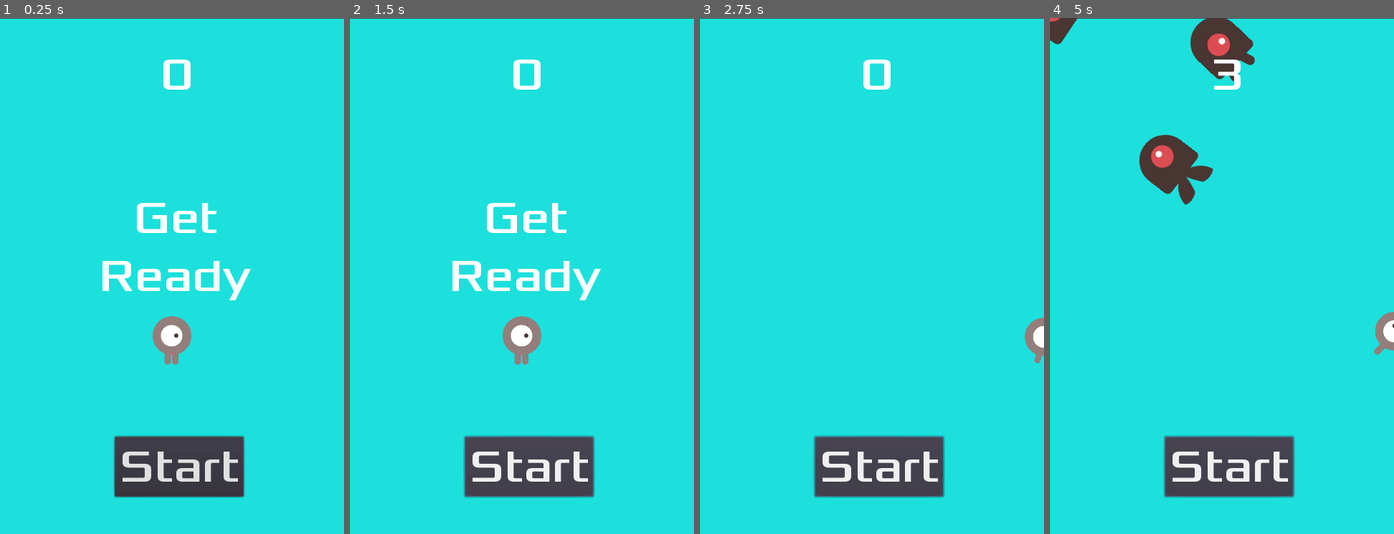
Above: before the commit, frames 1-4 (left to right).
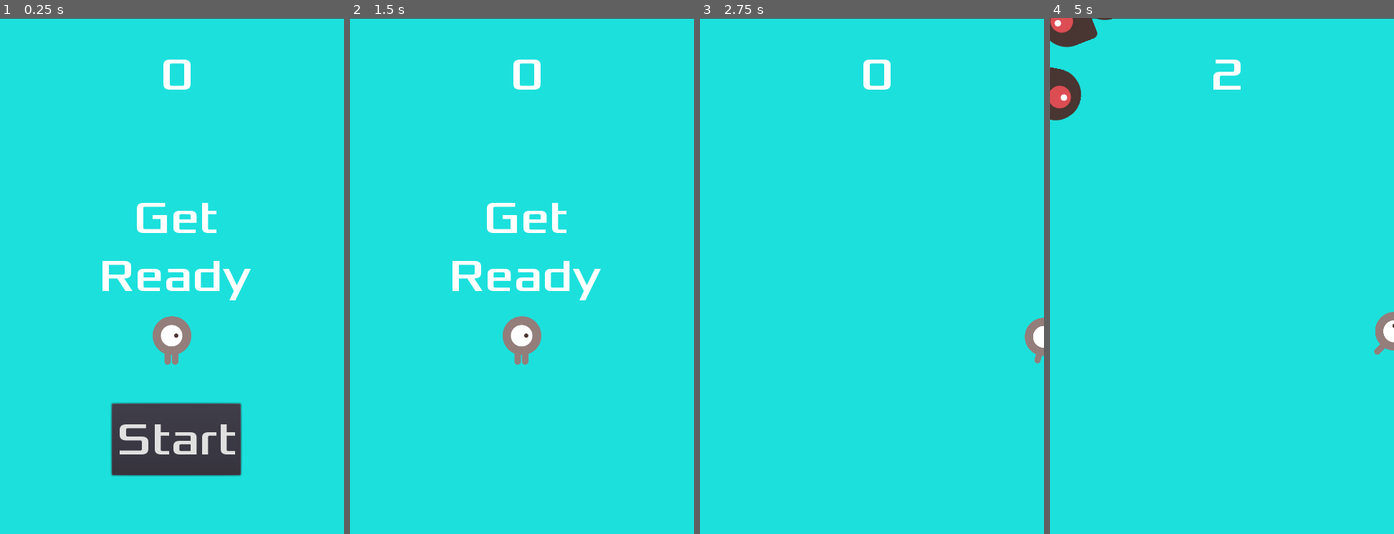
Above: after the commit, the same moments.

Repository: JuanIgnGarcia/entregas-ipv-Garcia-Juan
Game: Godot game, scene res://Main.tscn
The game is run twice, just before and just after one commit, with the same random seed, the same clock (stepped at 60 frames per second) and the same inputs.
Inputs (mouse positions are in pixels of both pictures, inside the frame that each line leads up to):
- Up to frame 1 (0.25 s): no input
- Up to frame 2 (1.5 s): click "Start" at 0.5 s; click (528, 466) at 1.25 s, where only the run before the commit has a clickable "Start"
- Up to frame 3 (2.75 s): tap Enter (start_game) at 2, 2.1 s; hold Right (move_right) from 2.03 s (still down)
- Up to frame 4 (5 s): release Right (move_right) at 2.78 s; hold Down (move_down) 2.78-3.53 s; tap Enter (start_game) at 2.85, 3.6, 4.35 s; hold Right (move_right) 3.53-4.28 s; hold Up (move_up) from 4.28 s (still down)

The runs differ from the first frame. In frame 1, 5.5% of the frame differs, in the area x 32-72%, y 74-94%; in frame 2, 4.7%; in frame 3, 4.7%; in frame 4, 9.2%, in the area x 0-72%, y 0-94%.

Commit message:
Fix bugs

Diff:
--- a/entrega-1-Garcia-juan/Tutorial/HUD.tscn
+++ b/entrega-1-Garcia-juan/Tutorial/HUD.tscn
@@ -36,10 +36,10 @@
 autowrap = true
 
 [node name="StartButton" type="Button" parent="."]
-margin_left = 160.0
-margin_top = 584.0
-margin_right = 340.0
-margin_bottom = 668.0
+margin_left = 156.0
+margin_top = 538.0
+margin_right = 336.0
+margin_bottom = 638.0
 custom_fonts/font = SubResource( 1 )
 shortcut = SubResource( 3 )
 text = "Start"
@@ -49,4 +49,5 @@
 wait_time = 2.0
 one_shot = true
 
+[connection signal="pressed" from="StartButton" to="." method="_on_StartButton_pressed"]
 [connection signal="timeout" from="MessageTimer" to="." method="_on_MessageTimer_timeout"]
--- a/entrega-1-Garcia-juan/Tutorial/Main.tscn
+++ b/entrega-1-Garcia-juan/Tutorial/Main.tscn
@@ -9,7 +9,7 @@
 
 [sub_resource type="Curve2D" id=1]
 _data = {
-"points": PoolVector2Array( 0, 0, 0, 0, -240, -450, 0, 0, 0, 0, 240, -450, 0, 0, 0, 0, 240, 270, 0, 0, 0, 0, -240, 270, 0, 0, 0, 0, -240, -450 )
+"points": PoolVector2Array( 0, 0, 0, 0, -240, -450, 0, 0, 0, 0, 240, -450, 0, 0, 0, 0, 238, -87, 0, 0, 0, 0, 240, 270, 0, 0, 0, 0, -240, 270, 0, 0, 0, 0, -240, -450 )
 }
 
 [node name="Main" type="Node"]
@@ -29,7 +29,8 @@
 position = Vector2( 240, 450 )
 
 [node name="MobPath" type="Path2D" parent="."]
-position = Vector2( 240, 450 )
+position = Vector2( 240.5, 450.625 )
+scale = Vector2( 0.997917, 1.00139 )
 curve = SubResource( 1 )
 
 [node name="MobSpawnLocation" type="PathFollow2D" parent="MobPath"]
Not shown, added: entrega-1-Garcia-juan/1___Intro_DV_2024_-_1c.pdf
